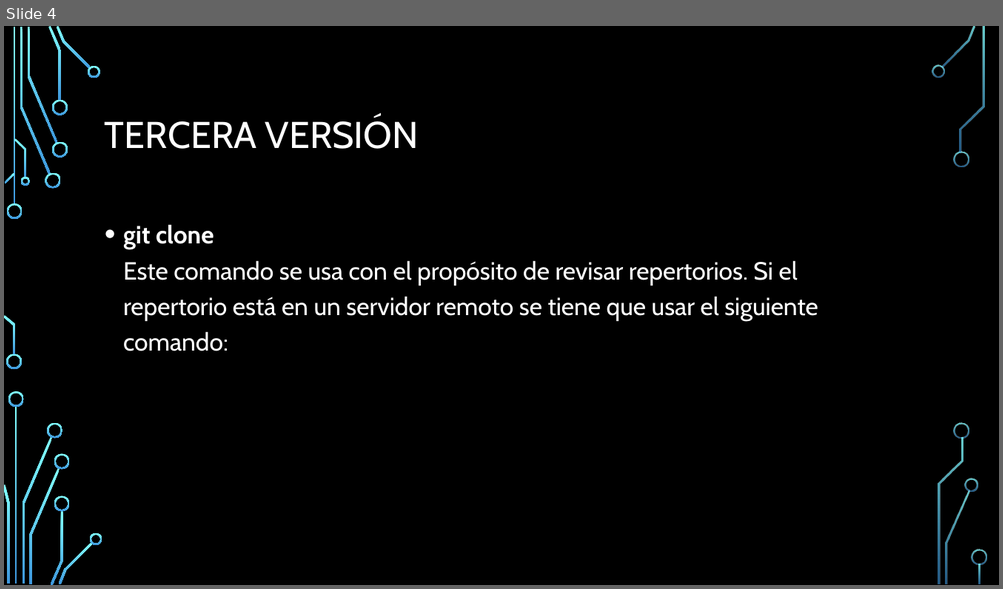
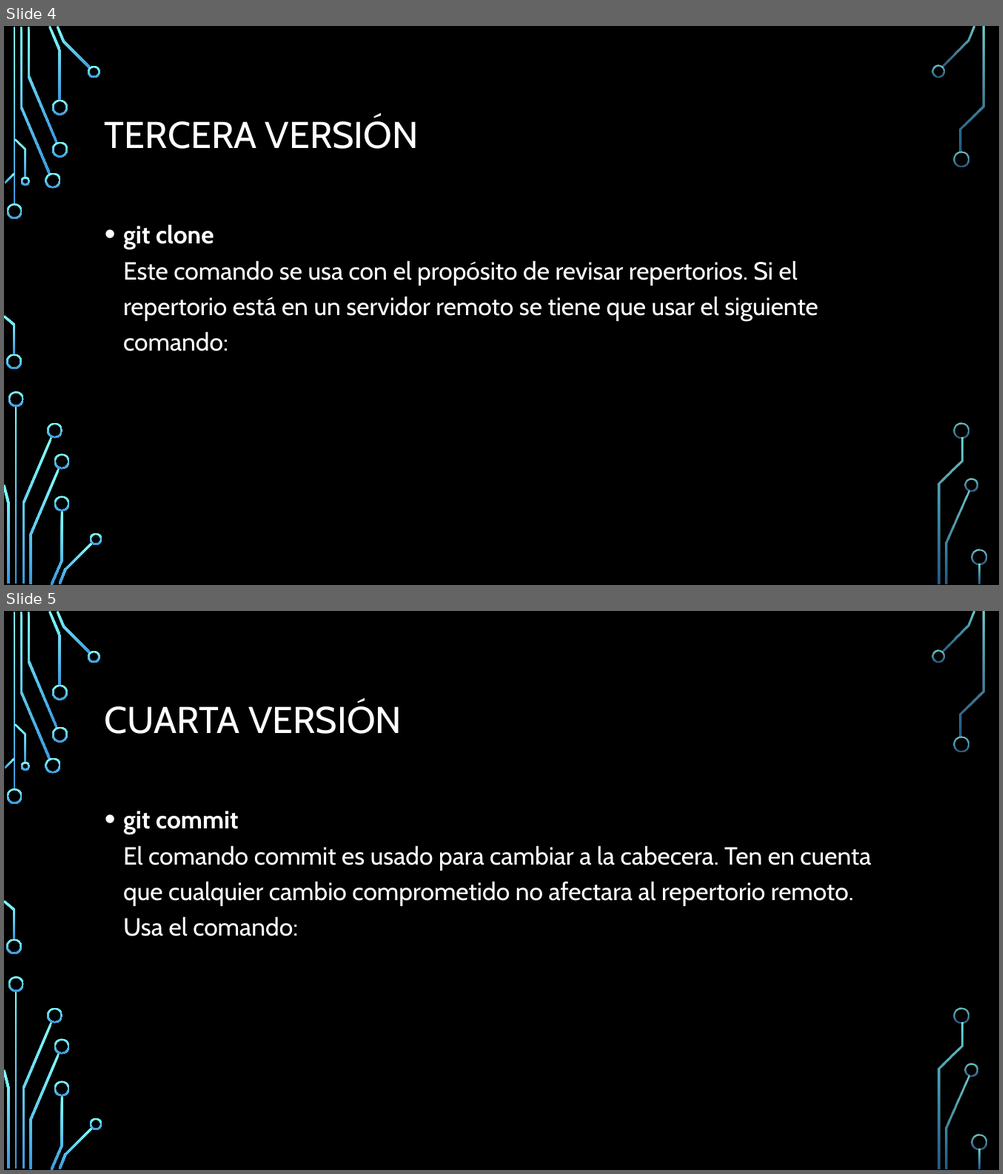
Before and after one commit to Diegao/Versionamiento, a slide deck: Versionamiento.pptx. Shown one above the other, each under a label of ours: slide 4 before the commit, slides 4 and 5 after it. The pictures are 1003x589 and 1003x1174 pixels, drawn with LibreOffice and Linux fonts; fonts in the diff are those of the drawing; background and template pictures are left out. Boxes give left, top, right and bottom in pixels: in the first picture for what was removed or moved away, otherwise in the second. Text is boxed around its words. In the diff, an @@ line names an element or a change of style, - is before the commit and + after.

Commit message:
Esta es la cuarta Version del documento

```diff
--- a/Versionamiento.pptx
+++ b/Versionamiento.pptx
@@ slide 5 added at [4, 611, 999, 1170], background picture (left out); not listed: 36 template elements that a slide beside it also shows @@
@@ title added at [105, 702, 401, 734], 36 pt, text #FFFFFF @@
+CUARTA VERSIÓN
@@ text added at [123, 811, 871, 937], 24 pt, text #FFFFFF @@
+• git commit
+  El comando commit es usado para cambiar a la cabecera. Ten en cuenta que cualquier cambio comprometido no afectara al repertorio remoto. Usa el comando:
```
